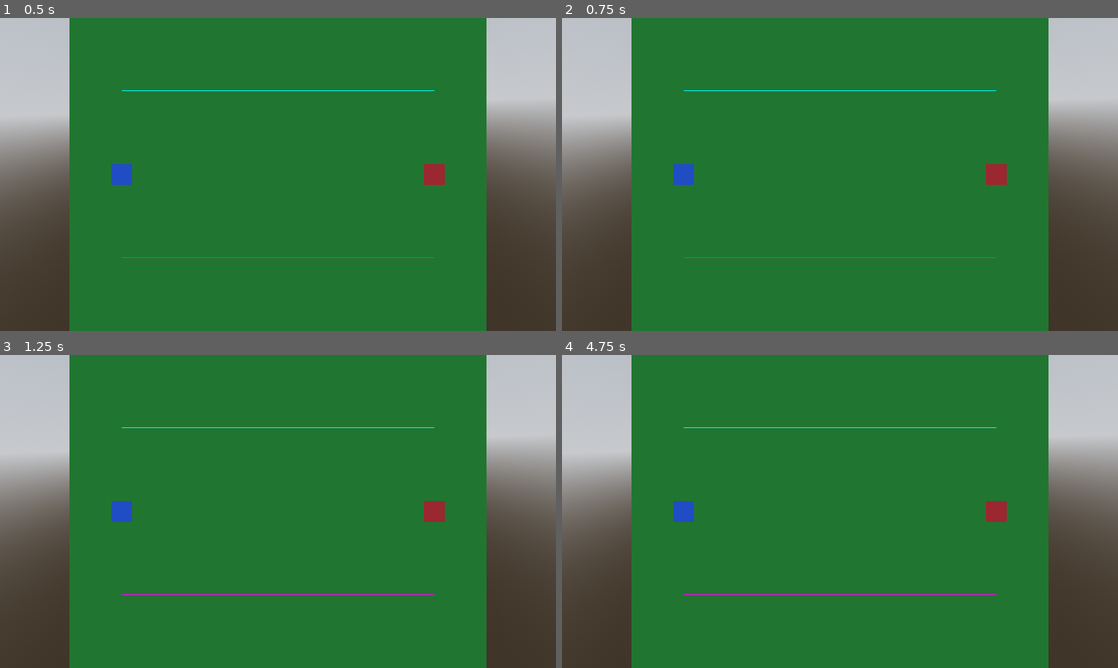
Above: before the commit, frames 1-4 (two rows, left to right).
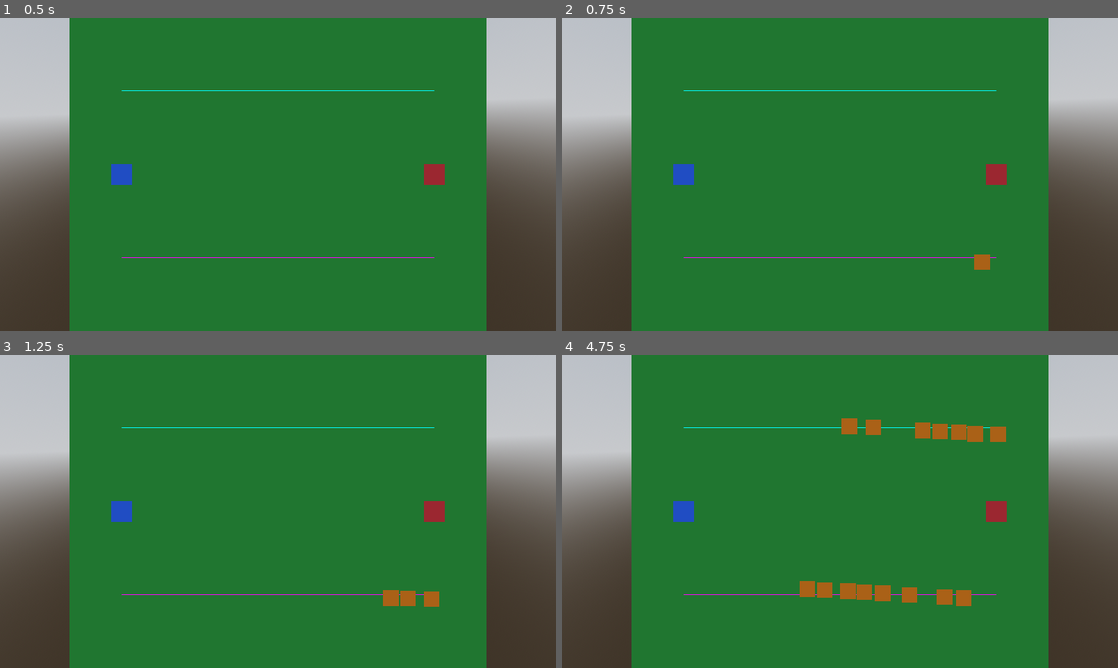
Above: after the commit, the same moments.

Repository: JBones521/generals-td
Game: Godot game, scene res://scenes/levels/level_01.tscn
Two runs of this game, one before a commit and one after it. Both use one fixed random seed, a clock stepped at 60 frames per second and the inputs below.
Inputs:
- Up to frame 1 (0.5 s): no input
- Up to frame 2 (0.75 s): tap Enter at 0.5 s; tap Space at 0.6 s
- Up to frame 3 (1.25 s): tap Space at 0.77, 1.07 s
- Up to frame 4 (4.75 s): tap Space at 1.35, 1.52, 1.82, 2.1, 2.85, 3.02, 3.32, 3.6, 3.77, 4.07, 4.35, 4.52 s

Frame 1 is identical in both runs. In frame 2, 0.1% of the frame differs, in the area x 74-77%, y 75-81%; in frame 3, 0.4%; in frame 4, 2.1%, in the area x 42-80%, y 20-81%.

Commit message:
Add enemy unit, enemy spawner, and waypoint movement (press Space to spawn)

Diff:
--- a/scenes/levels/level_01.tscn
+++ b/scenes/levels/level_01.tscn
@@ -4,6 +4,8 @@
 [ext_resource type="Resource" path="res://scenes/levels/path_a.tres" id="2_patha"]
 [ext_resource type="Script" uid="uid://bfaqi8fipv1f7" path="res://scripts/path_data.gd" id="2_uvc87"]
 [ext_resource type="Resource" path="res://scenes/levels/path_b.tres" id="3_pathb"]
+[ext_resource type="Script" path="res://scripts/enemy_spawner.gd" id="4_spawner"]
+[ext_resource type="PackedScene" path="res://scenes/units/enemy.tscn" id="5_enemy"]
 
 [sub_resource type="ProceduralSkyMaterial" id="ProceduralSkyMaterial_sky"]
 
@@ -60,6 +62,12 @@
 mesh = SubResource("BoxMesh_2x2x2")
 surface_material_override/0 = SubResource("StandardMaterial3D_red")
 
+[node name="EnemySpawner" type="Node3D" parent="."]
+transform = Transform3D(1, 0, 0, 0, 1, 0, 0, 0, 1, 15, 0, 0)
+script = ExtResource("4_spawner")
+enemy_scene = ExtResource("5_enemy")
+available_paths = Array[ExtResource("2_uvc87")]([ExtResource("2_patha"), ExtResource("3_pathb")])
+
 [node name="MainCamera" type="Camera3D" parent="." unique_id=250446486]
 transform = Transform3D(1, 0, 0, 0, -4.371139e-08, 1, 0, -1, -4.371139e-08, 0, 20, 0)
 projection = 1
--- /dev/null
+++ b/scenes/units/enemy.tscn
@@ -0,0 +1,22 @@
+[gd_scene load_steps=5 format=3]
+
+[ext_resource type="Script" path="res://scripts/enemy.gd" id="1_enemy"]
+
+[sub_resource type="BoxMesh" id="BoxMesh_enemy"]
+size = Vector3(1.5, 1.5, 1.5)
+
+[sub_resource type="StandardMaterial3D" id="StandardMaterial3D_orange"]
+albedo_color = Color(1, 0.5, 0, 1)
+
+[sub_resource type="BoxShape3D" id="BoxShape3D_enemy"]
+size = Vector3(1.5, 1.5, 1.5)
+
+[node name="Enemy" type="CharacterBody3D"]
+script = ExtResource("1_enemy")
+
+[node name="MeshInstance3D" type="MeshInstance3D" parent="."]
+mesh = SubResource("BoxMesh_enemy")
+surface_material_override/0 = SubResource("StandardMaterial3D_orange")
+
+[node name="CollisionShape3D" type="CollisionShape3D" parent="."]
+shape = SubResource("BoxShape3D_enemy")
--- /dev/null
+++ b/scripts/enemy.gd
@@ -0,0 +1,44 @@
+class_name Enemy
+extends CharacterBody3D
+
+@export var move_speed: float = 4.0
+
+var _path: PathData
+var _current_waypoint_index: int = 0
+
+
+func assign_path(path: PathData) -> void:
+	_path = path
+	_current_waypoint_index = 0
+	if path != null and path.waypoints.size() > 0:
+		var start := path.waypoints[0]
+		start.y = 1.0
+		global_position = start
+
+
+func _physics_process(delta: float) -> void:
+	if _path == null:
+		return
+	if _current_waypoint_index >= _path.waypoints.size():
+		return
+
+	var target := _path.waypoints[_current_waypoint_index]
+	target.y = 1.0
+	var to_target := target - global_position
+	var distance := to_target.length()
+
+	if distance < move_speed * delta:
+		global_position = target
+		velocity = Vector3.ZERO
+		_current_waypoint_index += 1
+		if _current_waypoint_index >= _path.waypoints.size():
+			_on_path_completed()
+		return
+
+	var direction := to_target / distance
+	velocity = direction * move_speed
+	move_and_slide()
+
+
+func _on_path_completed() -> void:
+	queue_free()
--- /dev/null
+++ b/scripts/enemy_spawner.gd
@@ -0,0 +1,20 @@
+class_name EnemySpawner
+extends Node3D
+
+@export var enemy_scene: PackedScene
+@export var available_paths: Array[PathData] = []
+
+
+func spawn_enemy() -> void:
+	if enemy_scene == null or available_paths.is_empty():
+		return
+	var path: PathData = available_paths.pick_random()
+	var enemy := enemy_scene.instantiate()
+	get_parent().add_child(enemy)
+	enemy.assign_path(path)
+	print("Spawned enemy on path: ", path.path_name)
+
+
+func _unhandled_input(event: InputEvent) -> void:
+	if event is InputEventKey and event.pressed and not event.echo and event.keycode == KEY_SPACE:
+		spawn_enemy()
